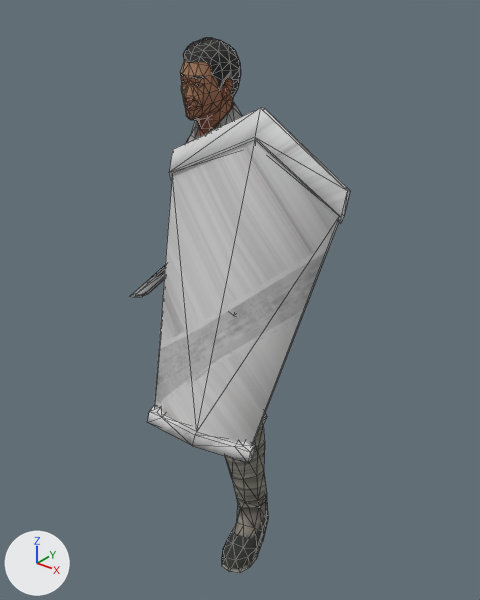
A saved change to the glTF model public/assets/unit-models/26-daoswordsman.glb.
Rendered twice from a camera (50 mm lens) standing at (1.684, -2.003, 2.188) and looking at (0.063, 0.023, 0.932). The axes (+X, +Y, +Z) are drawn at lower left. The lights are the same throughout. The first picture is the older version. Mesh edges are drawn as thin lines. Vertices at exactly the same position are counted once.

Before the edit, the objects in view are built like this:
```python
me_mesh_0 = bpy.data.meshes.new('Mesh_0')
me_mesh_0.from_pydata(...)  # 1144 vertices, 2244 faces; spans x -0.81..0.74, y -0.71..0.69, z 0.0..1.99
# faces by material slot: [1944, 212, 88]
me_mesh_0.materials.append(mat_material_0)  # picture img_image_0
me_mesh_0.materials.append(mat_material_1)  # picture img_image_1
me_mesh_0.materials.append(mat_material_2)  # picture img_image_2
ob_mesh_0 = bpy.data.objects.new('Mesh_0', me_mesh_0)
ob_mesh_0.location = (0.0, 0.0, 0.0)
```
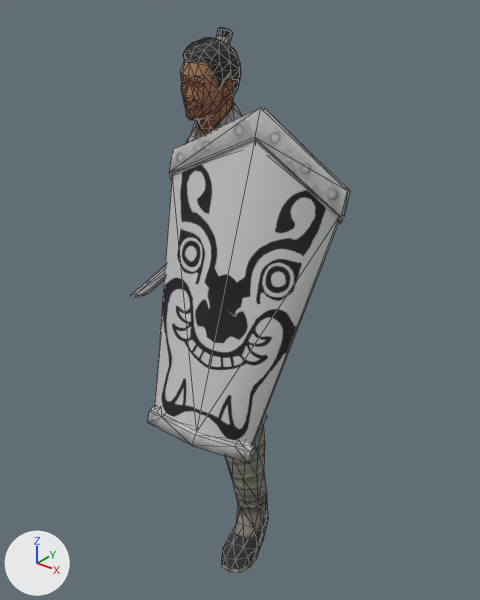
Location of each change, (x1, y1, x2, y2) in pixels of the pictures (480 x 600 px):
'Mesh_0', reshaped
    before: (131, 38, 350, 573)
    after: (131, 27, 350, 573)
part 1 of me_mesh_0, added
    after: (216, 27, 233, 44)
part 2 of me_mesh_0, recoloured
    both: (131, 265, 165, 297)
part 3 of me_mesh_0, recoloured
    both: (147, 108, 350, 463)

What the commit changed:
Picture 'Image_3' (img_image_3) is new.
Material 'Material_3' (mat_material_3) is new.
Its texture is img_image_3.
Its metallic is 0.05.
Its roughness is 0.85.
me_mesh_0 is used by ob_mesh_0; location (0.0, 0.0, 0.0).
me_mesh_0 had 1144 vertices, 2244 faces and spanned x -0.81..0.74, y -0.71..0.69, z 0.0..1.99.
me_mesh_0 now has 1166 vertices, 2278 faces and spans x -0.81..0.74, y -0.71..0.69, z 0.0..2.02.
me_mesh_0 part 1: a new loose piece of 22 vertices spanning x -0.04..0.02, y -0.02..0.05, z 1.94..2.02, in mat_material_1 (picture img_image_1).
me_mesh_0 part 2: 194 faces spanning x -0.81..-0.28, y 0.17..0.69, z 0.63..1.26 switch from mat_material_1 (picture img_image_1) to mat_material_2 (picture img_image_2).
me_mesh_0 part 3: 88 faces spanning x 0.16..0.74, y -0.71..-0.29, z 0.73..1.84 switch from mat_material_2 (picture img_image_2) to mat_material_3 (picture img_image_3).
Other edits to the shape of me_mesh_0 do not show in these pictures.
